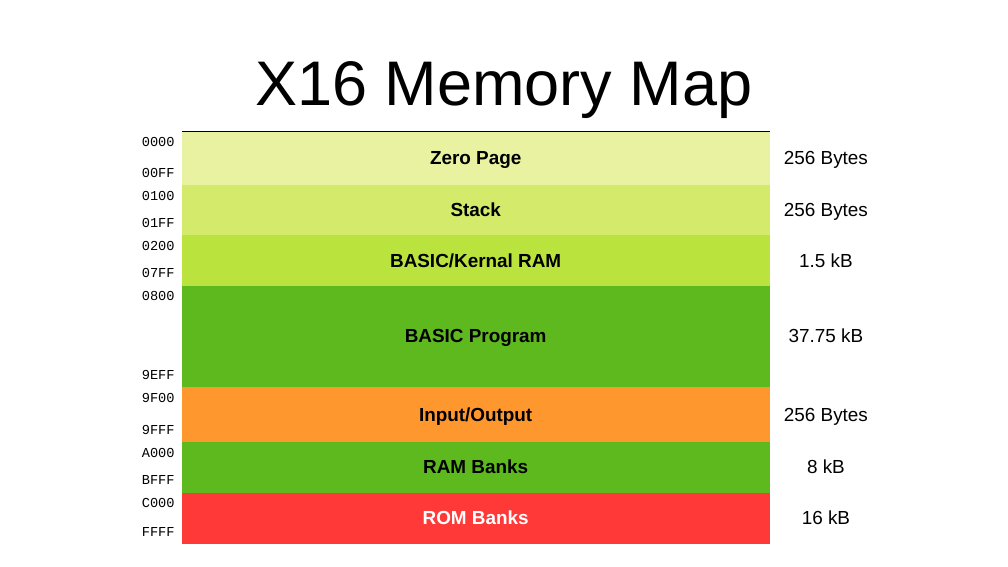
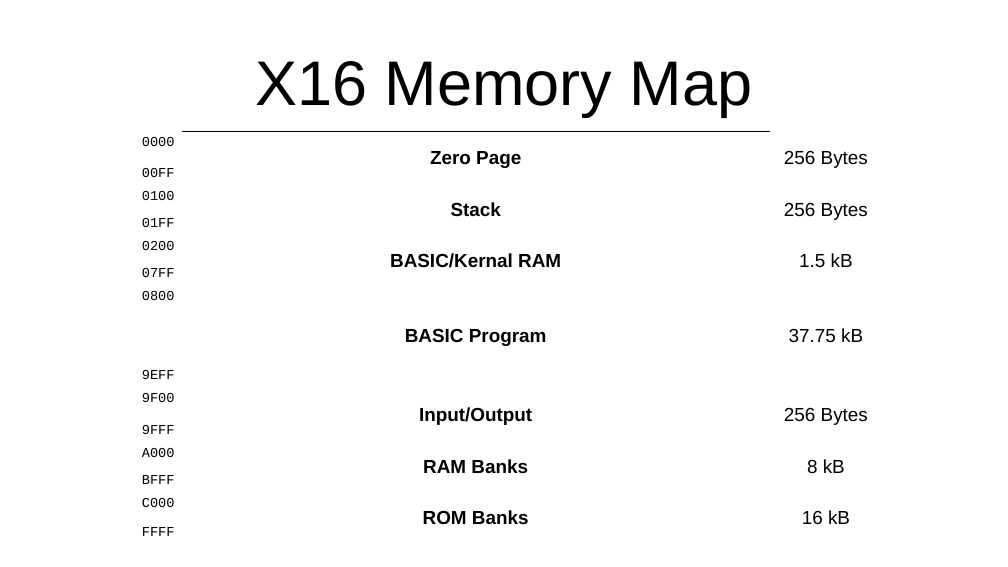
Before and after one commit to SlithyMatt/x16-assembly-tutorial, a slide deck: slide 3 of Lesson8/Lesson8.odp. Drawn at 1008x567 pixels with LibreOffice and Linux fonts; fonts in the diff are those of the drawing. Boxes give left, top, right and bottom in pixels: in the first picture for what was removed or moved away, otherwise in the second. Text is boxed around its words. In the diff, an @@ line names an element or a change of style, - is before the commit and + after.

```diff
--- a/Lesson8/Lesson8.odp
+++ b/Lesson8/Lesson8.odp
@@ table at (x1=120, y1=131, x2=882, y2=544) @@
@@ fill #FFFFFF to none in 21 cells @@
@@ fill #E8F2A1 to none in row 1, column 2 @@
@@ fill #D4EA6B to none in row 3, column 2 @@
@@ fill #BBE33D to none in row 5, column 2 @@
@@ fill #5EB91E to none in 2 cells @@
@@ fill #FF972F to none in row 9, column 2 @@
@@ fill #FF3838 to none in row 13, column 2 @@
@@ text colour #FFFFFF to #000000 in "ROM Banks" @@
```
Also in this commit, not shown: 2 other slides changed, 9 slides added, 1 slide removed, 1 other file.
